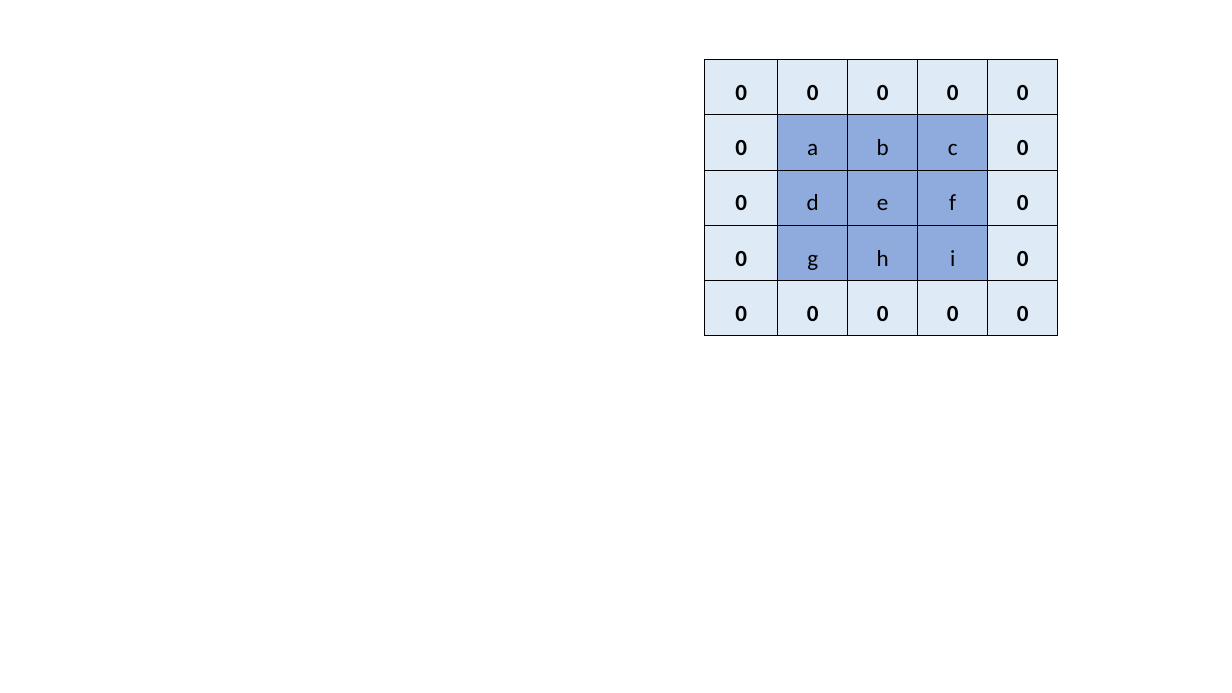
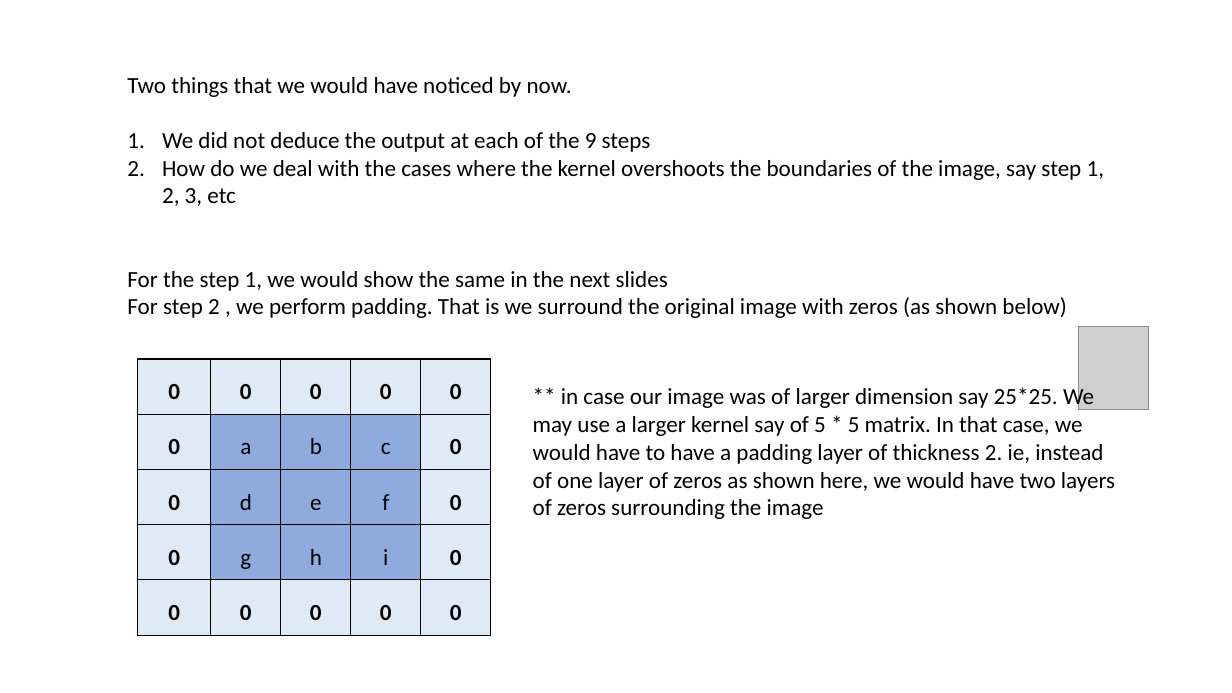
Before and after one commit to in-tandem/real_world_use_cases_1, a slide deck: slide 6 of images_playground/Convolution.pptx (slide 2 before the commit). Drawn at 1232x693 pixels with LibreOffice and Linux fonts; fonts in the diff are those of the drawing; grey boxes stand for pictures. Boxes give left, top, right and bottom in pixels: in the first picture for what was removed or moved away, otherwise in the second. Text is boxed around its words. In the diff, an @@ line names an element or a change of style, - is before the commit and + after.

```diff
--- a/images_playground/Convolution.pptx
+++ b/images_playground/Convolution.pptx
@@ text added at bbox=[127, 77, 1104, 318], 18 pt, text #000000 @@
+Two things that we would have noticed by now.
+1. We did not deduce the output at each of the 9 steps
+2. How do we deal with the cases where the kernel overshoots the boundaries of the image, say step 1, 2, 3, etc
+For the step 1, we would show the same in the next slides
+For step 2 , we perform padding. That is we surround the original image with zeros (as shown below)
@@ picture added at bbox=[1079, 327, 1149, 410] @@
@@ table: place and size @@
-table at bbox=[704, 60, 1058, 336]
+table at bbox=[138, 360, 492, 636]
@@ text added at bbox=[533, 385, 1115, 519], 18 pt, text #000000 @@
+** in case our image was of larger dimension say 25*25. We may use a larger kernel say of 5 * 5 matrix. In that case, we would have to have a padding layer of thickness 2. ie, instead of one layer of zeros as shown here, we would have two layers of zeros surrounding the image
```
Also in this commit, not shown: 1 other slide changed, 9 slides added, 1 other file.
